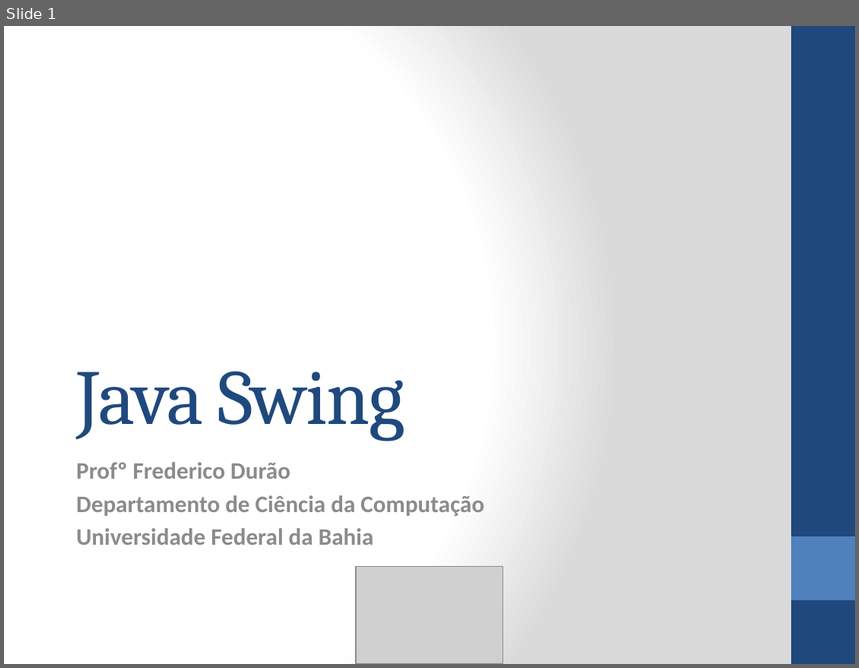
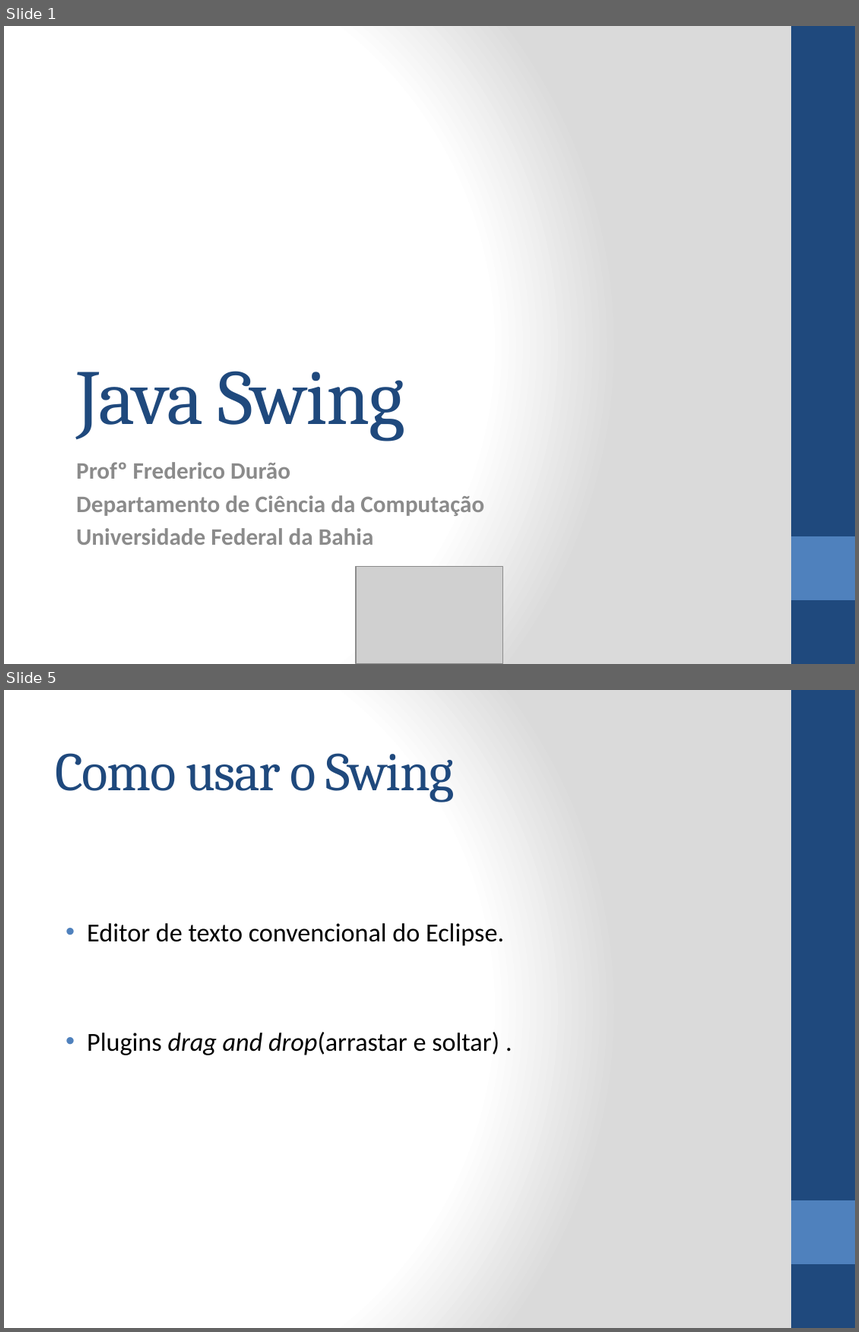
Before and after one commit to tiagogoncalves/dcc_ufba_mata55_monitoria_2014_1, a slide deck: slides/slide-swing/versão ppt/Java Swing.pptx. Shown one above the other, each under a label of ours: slide 1 before the commit, slides 1 and 5 after it; the slides between them are not shown. The pictures are 859x668 and 859x1332 pixels, drawn with LibreOffice and Linux fonts; fonts in the diff are those of the drawing; grey boxes stand for pictures. Boxes give left, top, right and bottom in pixels: in the first picture for what was removed or moved away, otherwise in the second. Text is boxed around its words. In the diff, an @@ line names an element or a change of style, - is before the commit and + after.

```diff
--- a/slides/slide-swing/versão ppt/Java Swing.pptx
+++ b/slides/slide-swing/versão ppt/Java Swing.pptx
@@ slide 5 added at (x1=4, y1=690, x2=855, y2=1328), background gradient #FFFFFF to #DADADA; not listed: 2 template elements that a slide beside it also shows @@
@@ title added at (x1=55, y1=753, x2=454, y2=802), 46 pt, text #1F497D @@
+Como usar o Swing
@@ text added at (x1=87, y1=923, x2=504, y2=1056), 22 pt, text #000000 @@
+• Editor de texto convencional do Eclipse.
+• Plugins drag and drop(arrastar e soltar) .
```
Also in this commit, not shown: 52 other slides added, 2 slides removed, 3 other files.
